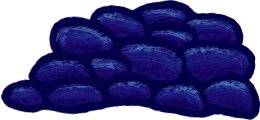
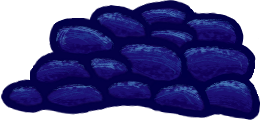
Layered file, before and after one edit (260 x 120). Changes by layer:
added layer "Warstwa 5(wklejone)" above "Warstwa 2(wklejone)" over [21, 6, 259, 110]
painted on "Warstwa 2(wklejone)" over [21, 6, 259, 110]
